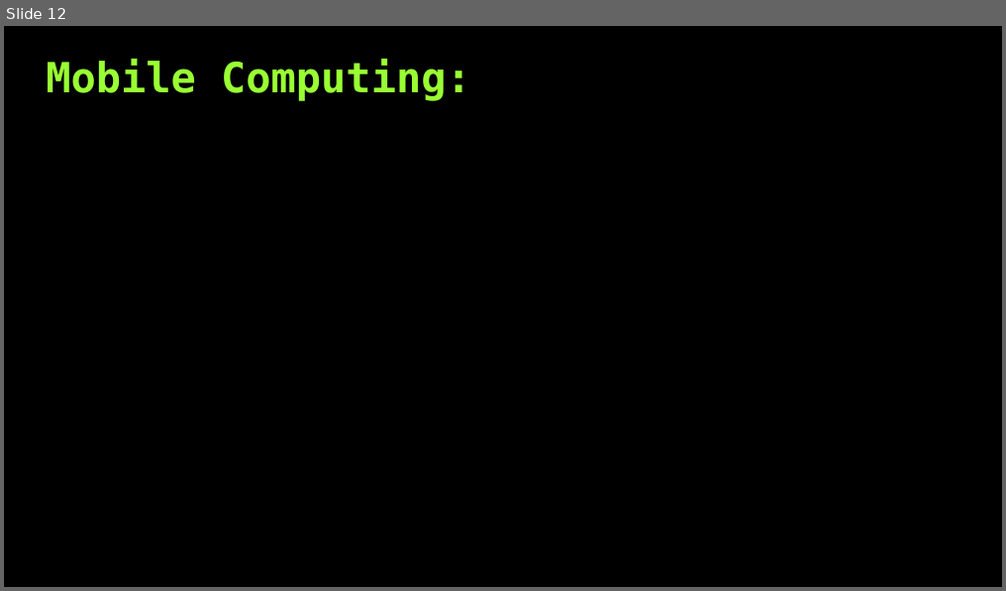
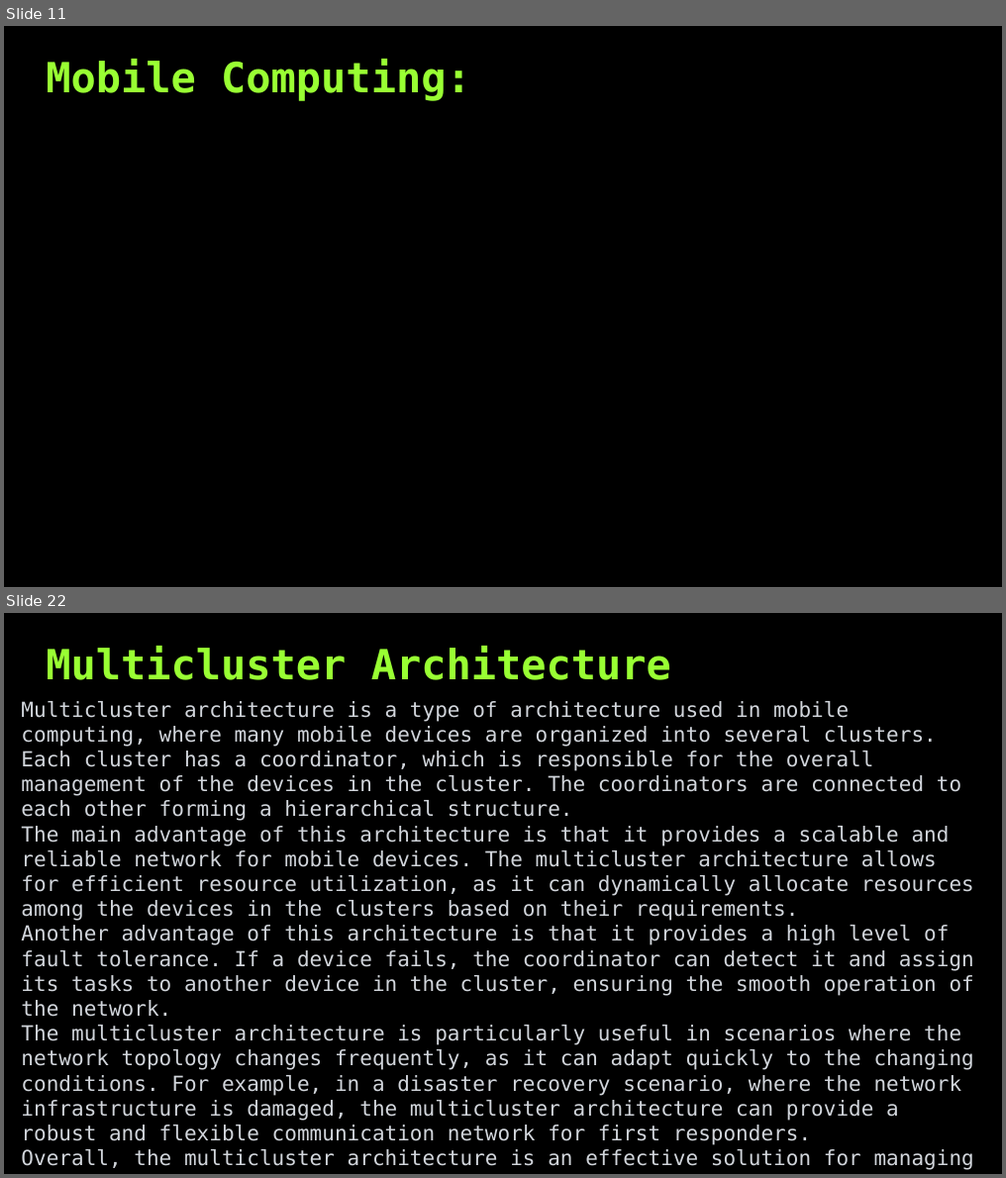
Before and after one commit to ideepankarsharma2003/BCA, a slide deck: TBC 604 Mobile Computing/CompleteNotes.pptx. Shown one above the other, each under a label of ours: slide 12 before the commit, slides 11 and 22 after it; the slides between them are not shown. The pictures are 1006x591 and 1006x1178 pixels, drawn with LibreOffice and Linux fonts; fonts in the diff are those of the drawing. Boxes give left, top, right and bottom in pixels: in the first picture for what was removed or moved away, otherwise in the second. Text is boxed around its words. In the diff, an @@ line names an element or a change of style, - is before the commit and + after.

```diff
--- a/TBC 604 Mobile Computing/CompleteNotes.pptx
+++ b/TBC 604 Mobile Computing/CompleteNotes.pptx
@@ slide 22 added at bbox=[4, 613, 1002, 1174], background #000000 @@
@@ title added at bbox=[46, 646, 671, 680], 40 pt, text #99FF33, bold @@
+Multicluster Architecture
@@ text added at bbox=[21, 701, 974, 1170], 20 pt, text #D1D5DB @@
+Multicluster architecture is a type of architecture used in mobile computing, where many mobile devices are organized into several clusters. Each cluster has a coordinator, which is responsible for the overall management of the devices in the cluster. The coordinators are connected to each other forming a hierarchical structure.
+The main advantage of this architecture is that it provides a scalable and reliable network for mobile devices. The multicluster architecture allows for efficient resource utilization, as it can dynamically allocate resources among the devices in the clusters based on their requirements.
+Another advantage of this architecture is that it provides a high level of fault tolerance. If a device fails, the coordinator can detect it and assign its tasks to another device in the cluster, ensuring the smooth operation of the network.
+The multicluster architecture is particularly useful in scenarios where the network topology changes frequently, as it can adapt quickly to the changing conditions. For example, in a disaster recovery scenario, where the network infrastructure is damaged, the multicluster architecture can provide a robust and flexible communication network for first responders.
+Overall, the multicluster architecture is an effective solution for managing large numbers of mobile devices in a scalable and reliable way.
@@ what was slide 12 is now slide 11 @@
```
Also in this commit, not shown: 32 other slides added, 42 other files.
